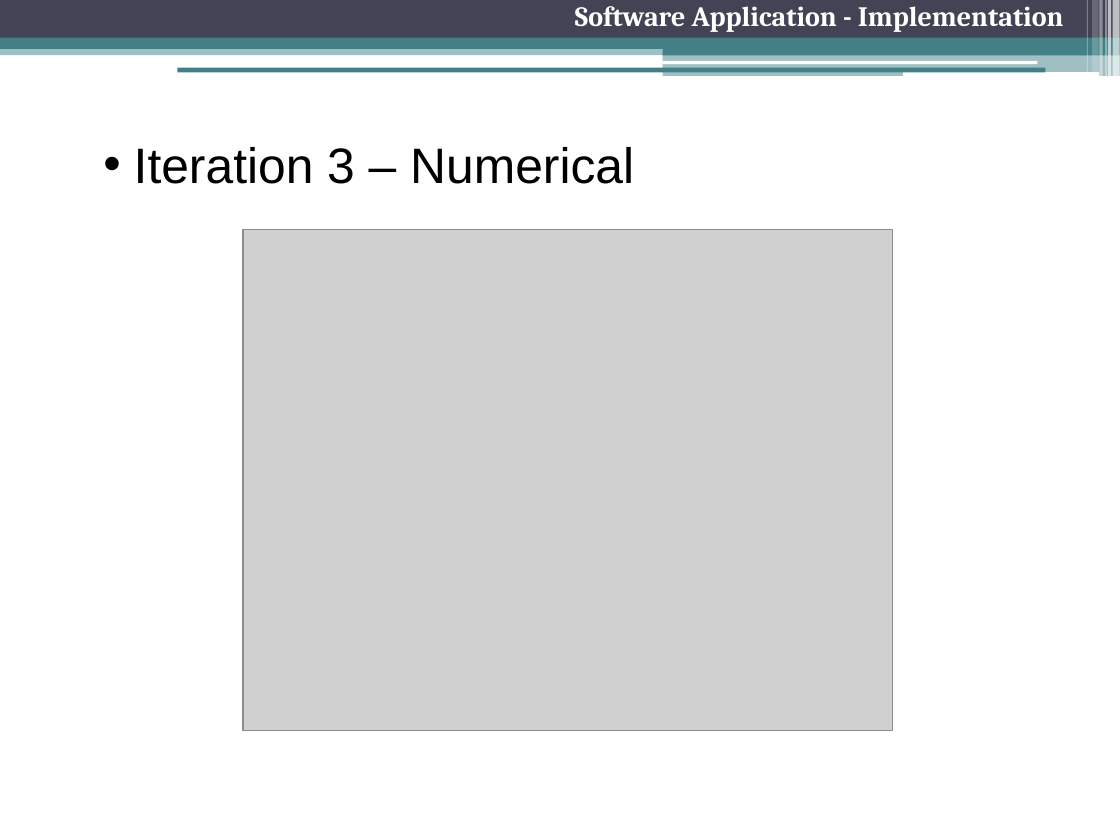
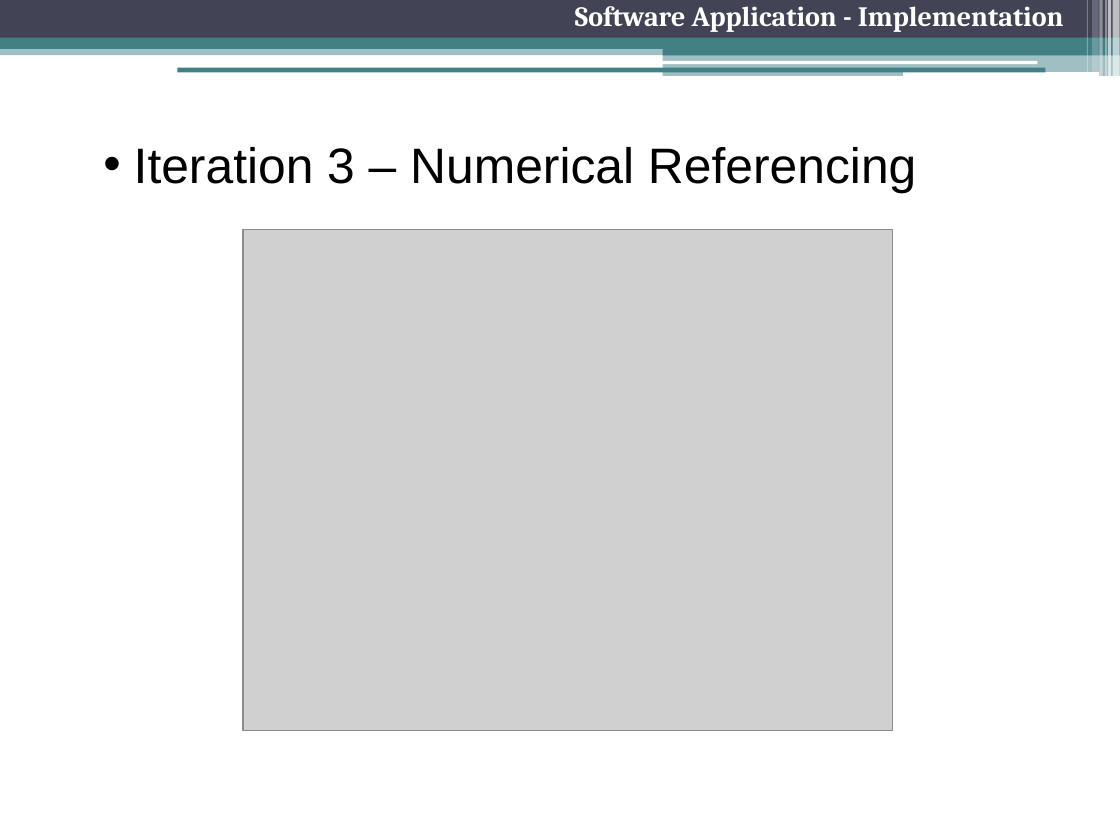
Before and after one commit to freecole/Lab-project, a slide deck: slide 20 of Presentation/2 Nov/Final Presentation.pptx (slide 18 before the commit). Drawn at 1120x840 pixels with LibreOffice and Linux fonts; fonts in the diff are those of the drawing; grey boxes stand for pictures. Boxes give left, top, right and bottom in pixels: in the first picture for what was removed or moved away, otherwise in the second. Text is boxed around its words. In the diff, an @@ line names an element or a change of style, - is before the commit and + after.

```diff
--- a/Presentation/2 Nov/Final Presentation.pptx
+++ b/Presentation/2 Nov/Final Presentation.pptx
@@ text at <box>134,147,916,193</box>: text changed @@
-  • Iteration 3 – Numerical
+  • Iteration 3 – Numerical Referencing
```
Also in this commit, not shown: 22 other slides changed, 2 slides added, 1 slide removed.
